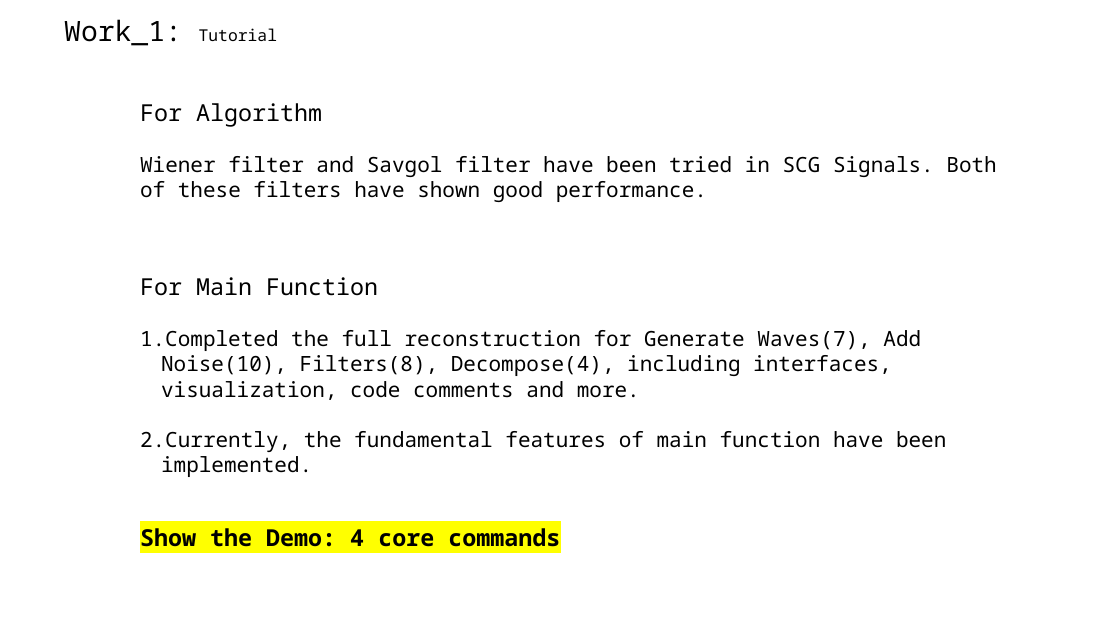
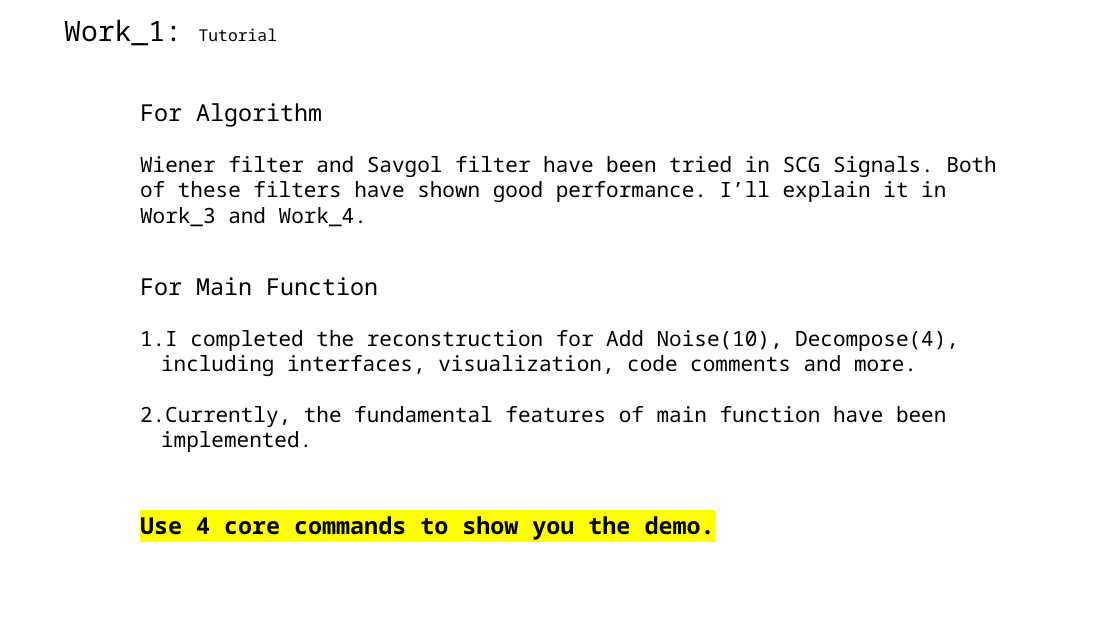
Before and after one commit to A-Big-Tortoise/Presentation, a slide deck: slide 3 of Presentation_911_JiayuChen.pptx. Drawn at 1120x630 pixels with LibreOffice and Linux fonts; fonts in the diff are those of the drawing. Boxes give left, top, right and bottom in pixels: in the first picture for what was removed or moved away, otherwise in the second. Text is boxed around its words. In the diff, an @@ line names an element or a change of style, - is before the commit and + after.

```diff
--- a/Presentation_911_JiayuChen.pptx
+++ b/Presentation_911_JiayuChen.pptx
@@ text at [140, 156, 996, 227]: text changed @@
-Wiener filter and Savgol filter have been tried in SCG Signals. Both of these filters have shown good performance.
+Wiener filter and Savgol filter have been tried in SCG Signals. Both of these filters have shown good performance. I’ll explain it in Work_3 and Work_4.
@@ text at [140, 330, 959, 376]: text changed @@
-1. Completed the full reconstruction for Generate Waves(7), Add Noise(10), Filters(8), Decompose(4), including interfaces, visualization, code comments and more.
+1. I completed the reconstruction for Add Noise(10), Decompose(4), including interfaces, visualization, code comments and more.
@@ text at [140, 516, 715, 540]: text changed @@
-Show the Demo: 4 core commands
+Use 4 core commands to show you the demo.
```
Also in this commit, not shown: 8 other slides changed, 4 slides added, 3 slides removed.
